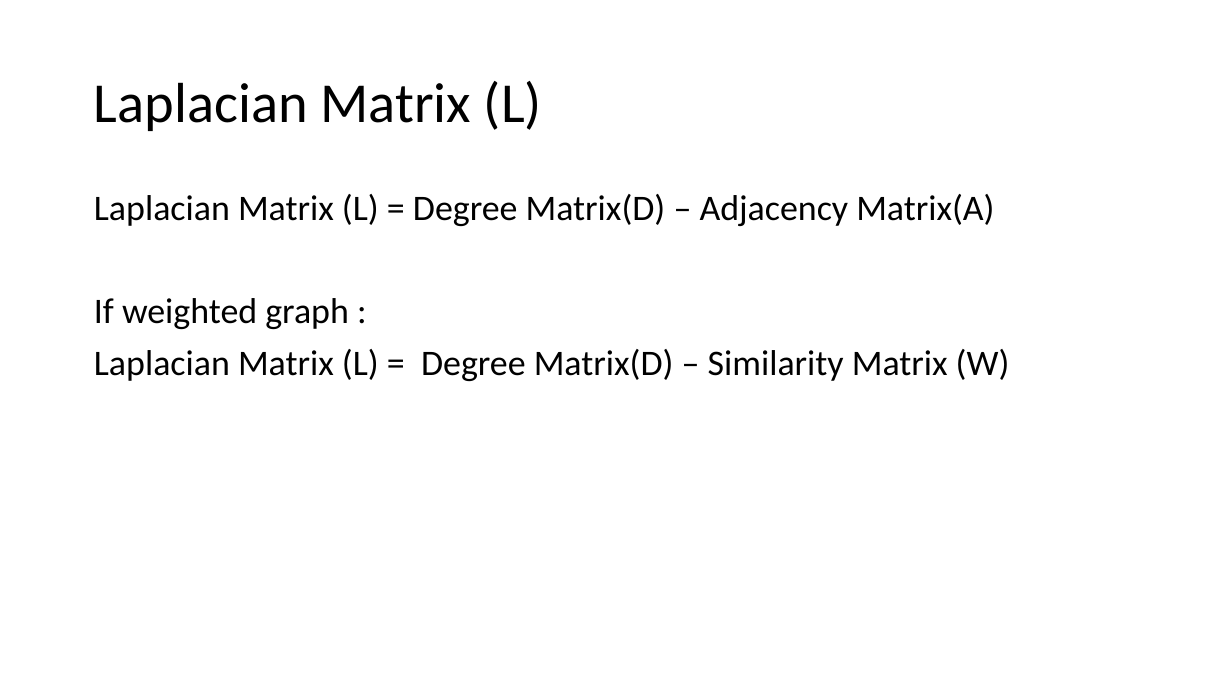
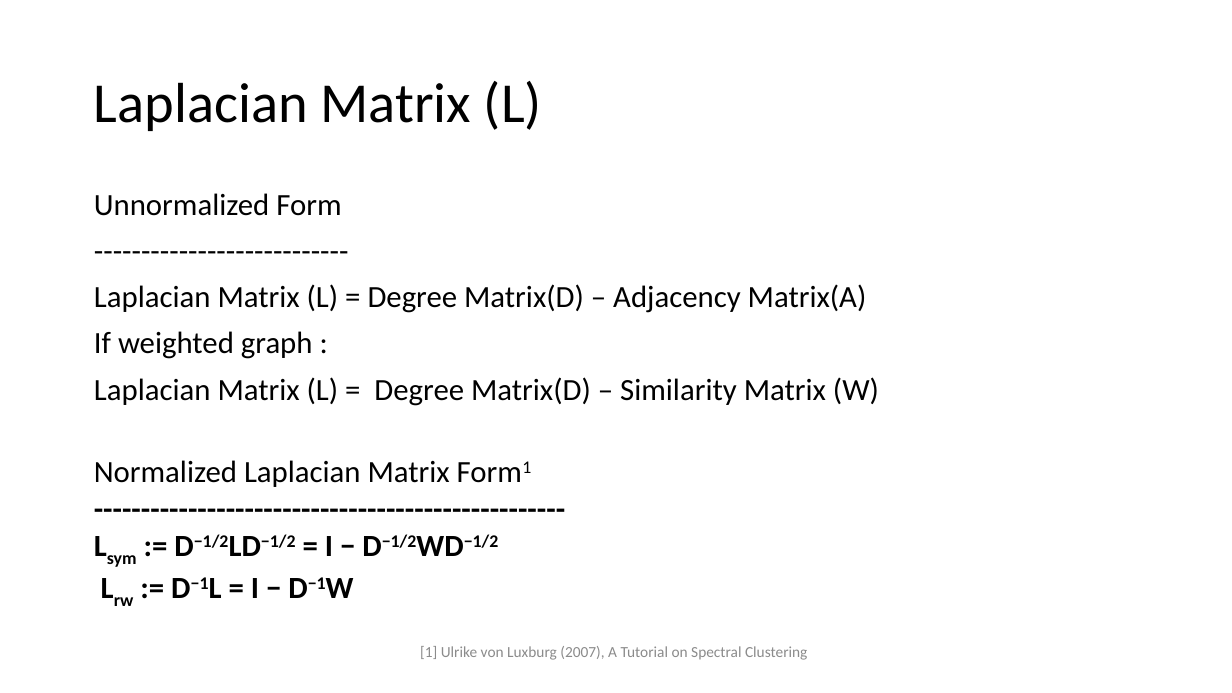
Before and after one commit to Kanchanfisky/SpectralClustering, a slide deck: slide 11 of Spectral Clustering.pptx. Drawn at 1232x693 pixels with LibreOffice and Linux fonts; fonts in the diff are those of the drawing. Boxes give left, top, right and bottom in pixels: in the first picture for what was removed or moved away, otherwise in the second. Text is boxed around its words. In the diff, an @@ line names an element or a change of style, - is before the commit and + after.

```diff
--- a/Spectral Clustering.pptx
+++ b/Spectral Clustering.pptx
@@ text at (94, 193, 341, 216): paragraphs added @@
+Unnormalized Form
+---------------------------
@@ text at (94, 284, 879, 406): size 28 to 24 pt in "Laplacian Matrix (L) = Degree Matrix(D) – ...", "If weighted graph :", "Laplacian Matrix (L) = Degree Matrix(D) – ..." @@
@@ text added at (94, 460, 499, 598), 24 pt, text #000000, bold @@
+Normalized Laplacian Matrix Form1
+--------------------------------------------------
+Lsym := D−1/2LD−1/2 = I − D−1/2WD−1/2
+Lrw := D−1L = I − D−1W
@@ text added at (420, 646, 807, 660), 12 pt, text #8C8C8C @@
+[1] Ulrike von Luxburg (2007), A Tutorial on Spectral Clustering
```
Also in this commit, not shown: 10 other slides changed, 6 slides added, 16 slides removed, 1 other file.
